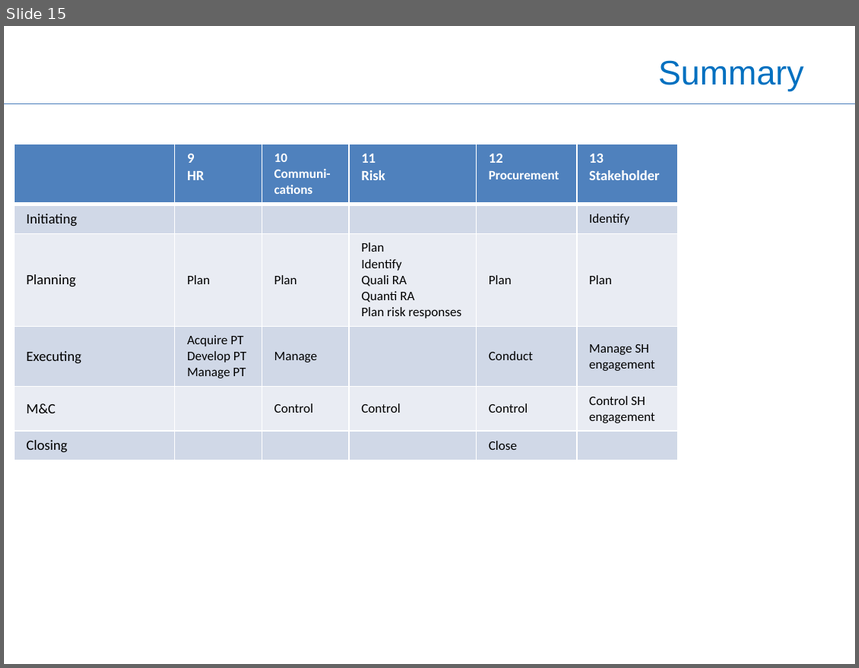
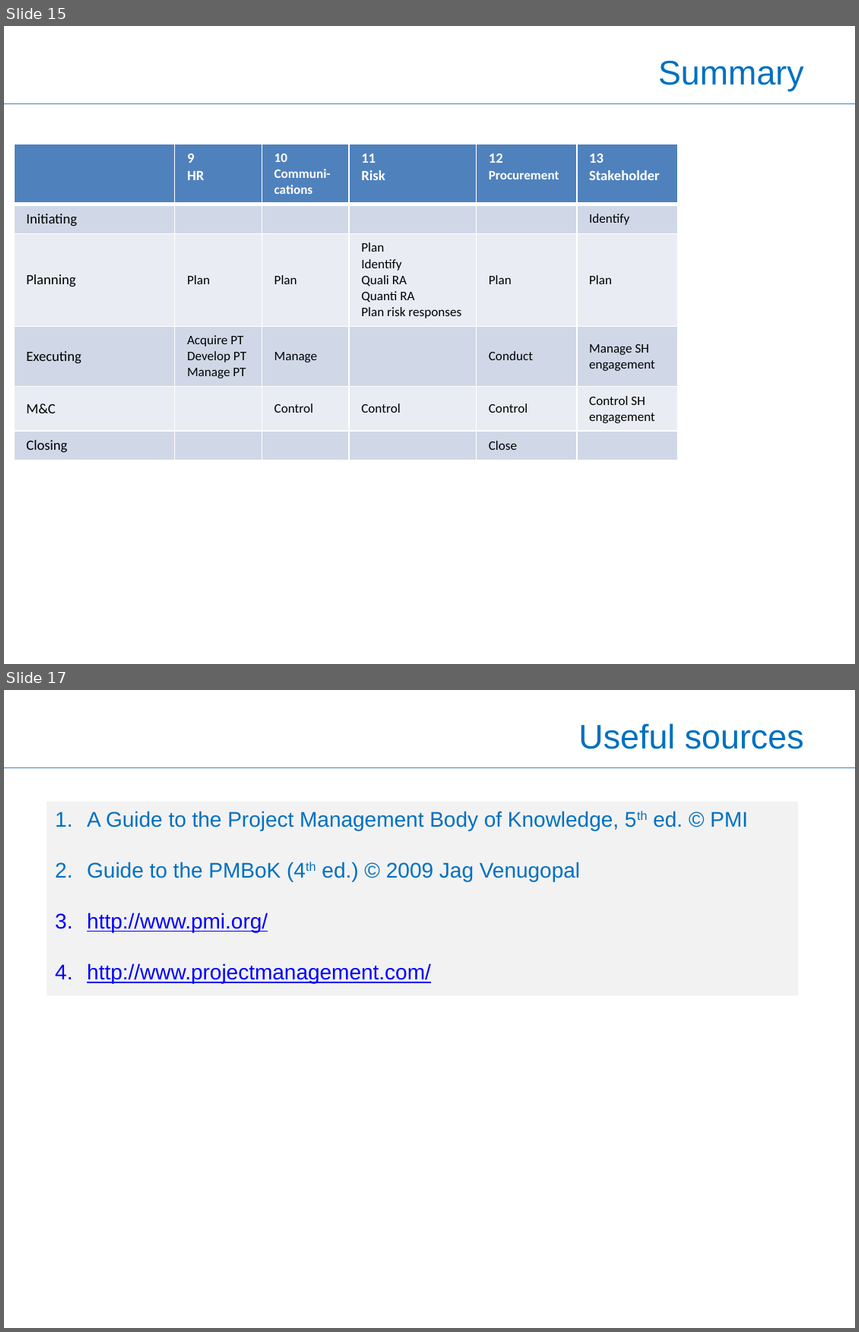
Before and after one commit to OleksiyRudenko/_under-development, a slide deck: PM.overview/PMBoK 5 Brief Overview -- Oleksiy Rudenko -- 150412.pptx. Shown one above the other, each under a label of ours: slide 15 before the commit, slides 15 and 17 after it; the slides between them are not shown. The pictures are 859x668 and 859x1332 pixels, drawn with LibreOffice and Linux fonts; fonts in the diff are those of the drawing. Boxes give left, top, right and bottom in pixels: in the first picture for what was removed or moved away, otherwise in the second. Text is boxed around its words. In the diff, an @@ line names an element or a change of style, - is before the commit and + after.

```diff
--- a/PM.overview/PMBoK 5 Brief Overview -- Oleksiy Rudenko -- 150412.pptx
+++ b/PM.overview/PMBoK 5 Brief Overview -- Oleksiy Rudenko -- 150412.pptx
@@ slide 17 added at [4, 690, 855, 1328], background #FFFFFF; not listed: 1 template element that a slide beside it also shows @@
@@ title added at [579, 723, 804, 749], 28.8 pt, text #0070C0 @@
+Useful sources
@@ rectangle added at [47, 802, 798, 996], fill #F2F2F2, 18 pt, text #0070C0 @@
+1. A Guide to the Project Management Body of Knowledge, 5th ed. © PMI
+2. Guide to the PMBoK (4th ed.) © 2009 Jag Venugopal
+3. http://www.pmi.org/
+4. http://www.projectmanagement.com/
```
Also in this commit, not shown: 2 slides changed, 2 other slides added, 2 other files.
